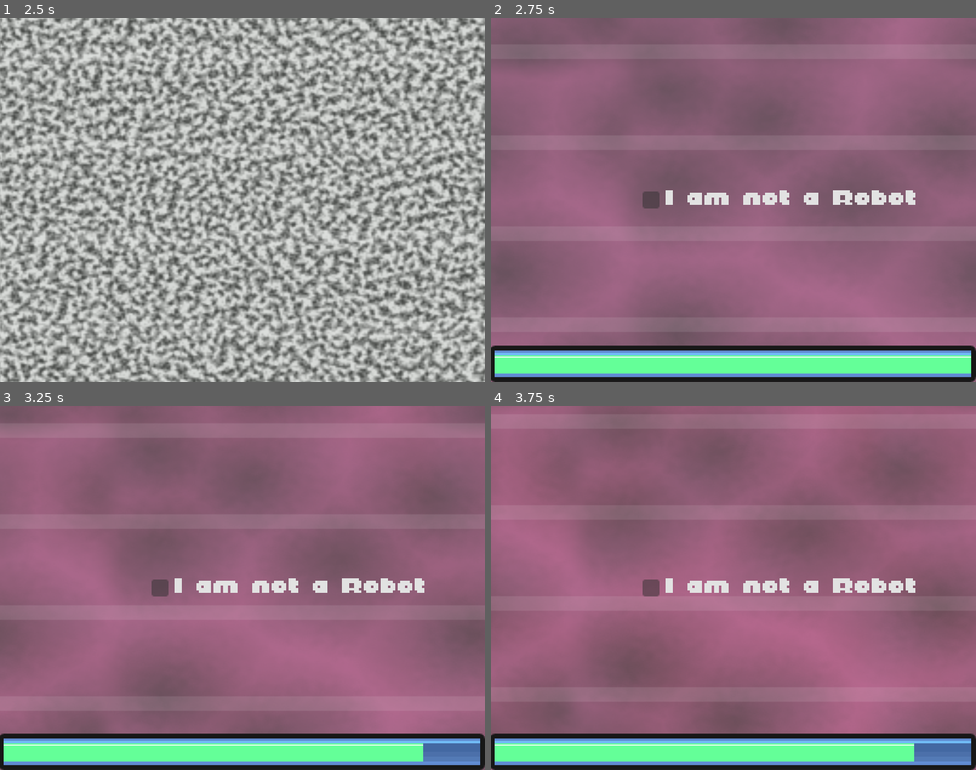
Above: before the commit, frames 1-4 (two rows, left to right).
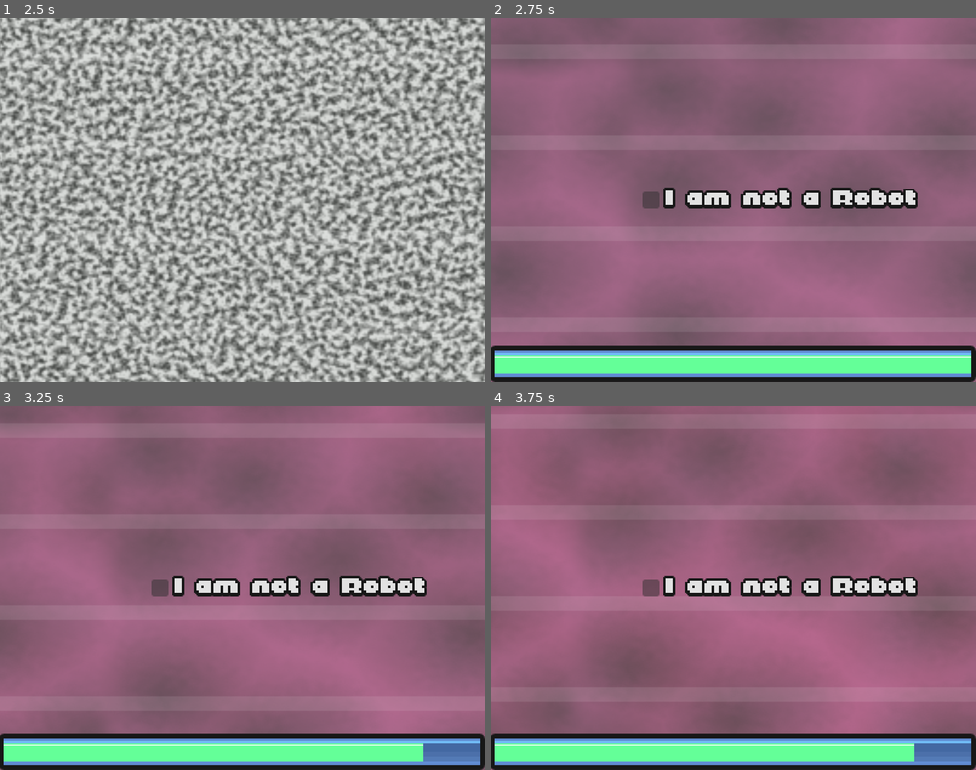
Above: after the commit, the same moments.

Repository: my-koala/UHackathon2025
Game: Godot game, scene res://assets/main.tscn
Same seed, same stepped clock (60 frames per second), same inputs: the game is played once before the commit and once after it. The engine's default icon, where the game draws it, is replaced by a stand-in: a white triangle on a blue panel in a dark square.
Inputs:
- Up to frame 1 (2.5 s): click "I am not a Robot" at 0.5 s; click "I am not a Robot" at 1.25 s; click "I am not a Robot" at 2 s
- Up to frame 2 (2.75 s): no input
- Up to frame 3 (3.25 s): no input
- Up to frame 4 (3.75 s): no input

Frame 1 is identical in both runs. In frame 2, 1.1% of the frame differs, in the area x 35-88%, y 46-53%; in frame 3, 1.1%; in frame 4, 1.1%.

Commit message:
Add outlines to theme

Diff:
--- a/assets/game_theme.tres
+++ b/assets/game_theme.tres
@@ -21,5 +21,9 @@
 [resource]
 default_font = ExtResource("1_tgk0f")
 default_font_size = 16
+CheckBox/constants/outline_size = 8
+Label/constants/outline_size = 8
+LineEdit/constants/outline_size = 8
 ProgressBar/styles/background = SubResource("StyleBoxTexture_ercdv")
 ProgressBar/styles/fill = SubResource("StyleBoxTexture_aaxgn")
+RichTextLabel/constants/outline_size = 8
